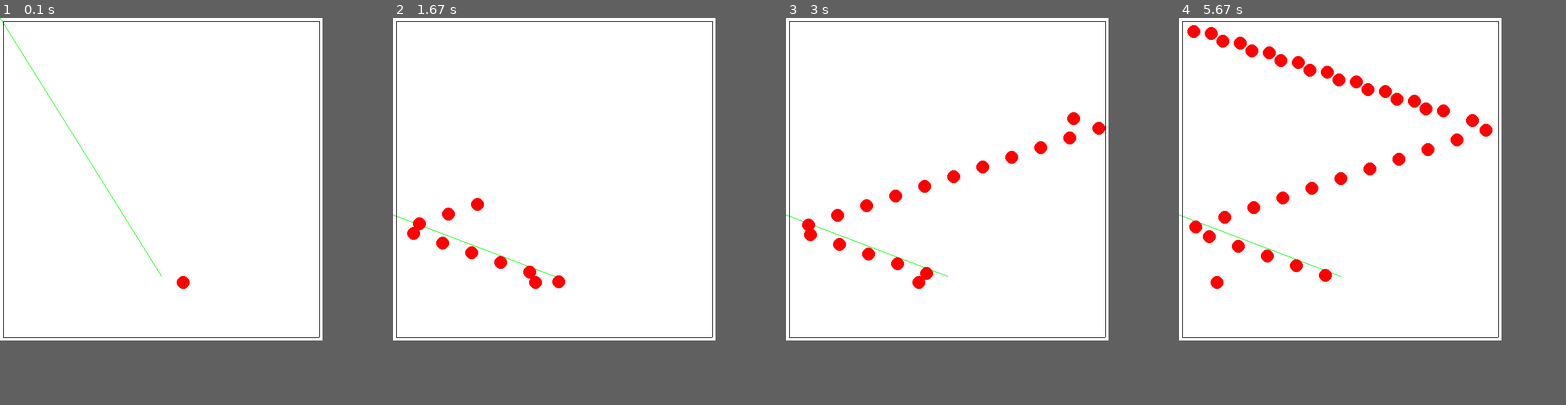
Above: before the commit, frames 1-4 (left to right).
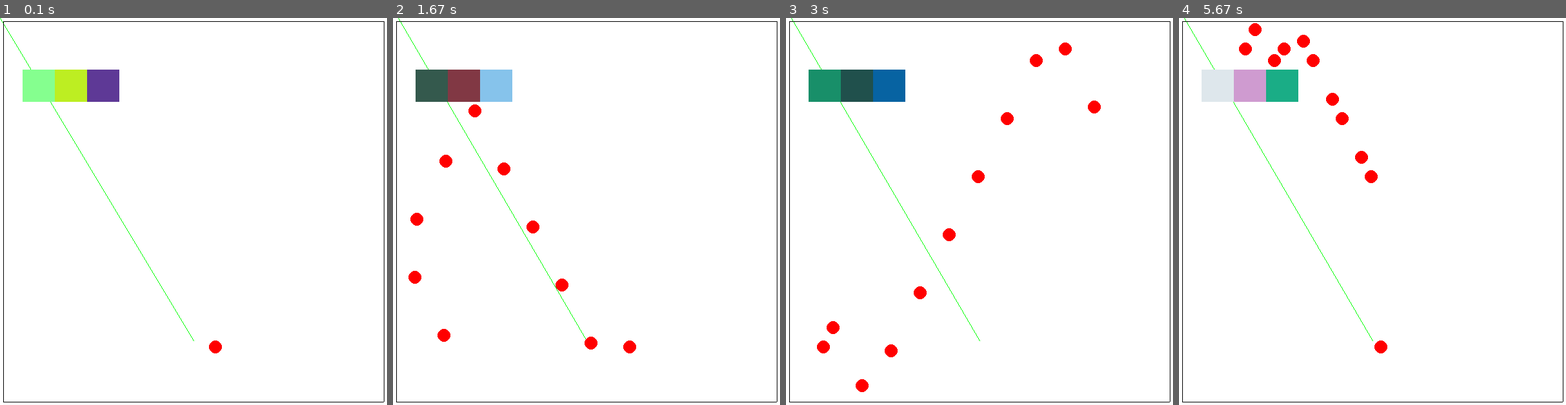
Above: after the commit, the same moments.

Repository: MaksSidorov/PyGame_project
Game: pygame game, started from programm.py
The game is run twice, just before and just after one commit, with the same random seed, the same clock (stepped at 60 frames per second) and the same inputs.
Inputs (mouse positions are in pixels of both pictures, inside the frame that each line leads up to):
- Up to frame 1 (0.1 s): no input
- Up to frame 2 (1.67 s): press the mouse at (493, 215) at 0.37 s; move the mouse to (559, 257) at 0.47 s; release the mouse at (625, 296) at 0.6 s
- Up to frame 3 (3 s): no input
- Up to frame 4 (5.67 s): no input
In our replay, the window is 500x500 before the commit and 600x600 after it. These sizes can differ from the game's own. Grey fills any space a smaller window leaves; there, only what the larger window draws over its background counts as a difference.

The runs differ from the first frame. In frame 1, 3.1% of the frame differs, in the area x 0-100%, y 0-100%; in frame 2, 4.4%; in frame 3, 5.4%; in frame 4, 6.7%.

Commit message:
Появились квадратики

Diff:
--- a/programm.py
+++ b/programm.py
@@ -5,7 +5,7 @@
 
 pygame.init()
 # размеры окна:
-size = width, height = 500, 500
+size = width, height = 600, 600
 # screen — холст, на котором нужно рисовать:
 screen = pygame.display.set_mode(size)
 
@@ -13,6 +13,7 @@
 Ball_MOVE = [3, 0]
 horizontal_borders = pygame.sprite.Group()
 vertical_borders = pygame.sprite.Group()
+blocks = pygame.sprite.Group()
 
 
 class Border(pygame.sprite.Sprite):
@@ -29,10 +30,24 @@
             self.rect = pygame.Rect(x1, y1, x2 - x1, 1)
 
 
+class Block(pygame.sprite.Sprite):
+    def __init__(self, x1, y1, w, h):
+        super().__init__(all_sprites)
+        self.add(blocks)
+        self.image = pygame.Surface([w, h])
+        pygame.draw.rect(self.image, (0, 0, 255), (0, 0, w, h))
+        self.rect = pygame.Rect(x1, y1, w, h)
+
+    def update(self):
+        pygame.draw.rect(self.image, (random.randint(0, 255), random.randint(0, 255), random.randint(0, 255)), (0, 0, self.rect.width, self.rect.height))
+
+
 class Ball(pygame.sprite.Sprite):
     def __init__(self, radius, x, y):
         super().__init__(all_sprites)
         self.radius = radius
+        self.x = x
+        self.y = y
         self.image = pygame.Surface((2 * radius, 2 * radius), pygame.SRCALPHA, 32)
         pygame.draw.circle(self.image, pygame.Color("red"), (radius, radius), radius)
         self.rect = pygame.Rect(x, y, 2 * radius, 2 * radius)
@@ -42,22 +57,33 @@
         self.vy = Ball_MOVE[1]
 
     def update(self):
-        self.rect = self.rect.move(self.vx, self.vy)
         if pygame.sprite.spritecollideany(self, horizontal_borders):
             self.vy = -self.vy
-        if pygame.sprite.spritecollideany(self, vertical_borders):
+        elif pygame.sprite.spritecollideany(self, vertical_borders):
             self.vx = -self.vx
+        elif pygame.sprite.spritecollideany(self, blocks):
+            for i in pygame.sprite.spritecollide(self, blocks, False):
+                if i.rect.x + 5 > self.rect.x or i.rect.x + i.rect.w - 5< self.rect.x:
+                    self.vx = -self.vx
+                    print(i.rect.x, self.rect.x, i.rect.x + i.rect.w )
 
+                else:
+                    self.vy = -self.vy
+                    print(i.rect.x, self.rect.x, i.rect.x + i.rect.w )
+        self.rect = self.rect.move(self.vx, self.vy)
 
 Border(5, 5, width - 5, 5)
 Border(5, height - 5, width - 5, height - 5)
 Border(5, 5, 5, height - 5)
 Border(width - 5, 5, width - 5, height - 5)
-
-Ball(10, 250, 400)
+Block(35, 80, 50, 50)
+Block(85, 80, 50, 50)
+Block(135, 80, 50, 50)
+Ball(10, 300, 500)
 running = True
 POS = [0, 0]
 flag = True
+COU = 1
 flag1 = True
 MYEVENTTYPE = 30
 pygame.time.set_timer(MYEVENTTYPE, 150)
@@ -72,26 +98,30 @@
         if event.type == pygame.MOUSEMOTION and flag:
             POS[0] = event.pos[0]
             POS[1] = event.pos[1]
-            if POS[0] <= 250 and POS[1] > 70:
+            if POS[0] < 300:
+                POS[1] = 600 - ((300 * (600 - POS[1]))//(300 - POS[0]))
                 POS[0] = 0
-            elif POS[0] >= 250 and POS[1] > 70:
-                POS[0] = 500
+            elif POS[0] == 300:
+                POS[1] = 0
             else:
-                POS[1] = 0
+                POS[1] = 600 - ((300 * (600 - POS[1])) // (POS[0] - 300))
+                POS[0] = 600
 
         if event.type == pygame.MOUSEBUTTONDOWN and flag1:
             flag = False
             flag1 = False
-            Ball_MOVE[1] = -((500 - POS[1]) / 100)
-            if POS[0] <= 250:
+            Ball_MOVE[1] = -((600 - POS[1]) / 100)
+            print(POS)
+            if POS[0] <= 300:
                 Ball_MOVE[0] = -3
 
         if event.type == MYEVENTTYPE1:
             all_sprites.update()
-        if event.type == MYEVENTTYPE and not flag1:
-            Ball(10, 250, 400)
+        if event.type == MYEVENTTYPE and not flag1 and COU <= 10:
+            COU += 1
+            Ball(10, 300, 500)
     screen.fill((255, 255, 255))
-    pygame.draw.line(screen, (0, 255, 0), (250, 400), (POS[0], POS[1]), 1)
+    pygame.draw.line(screen, (0, 255, 0), (300, 500), (POS[0], POS[1]), 1)
     all_sprites.draw(screen)
     pygame.display.flip()
 # завершение работы:
